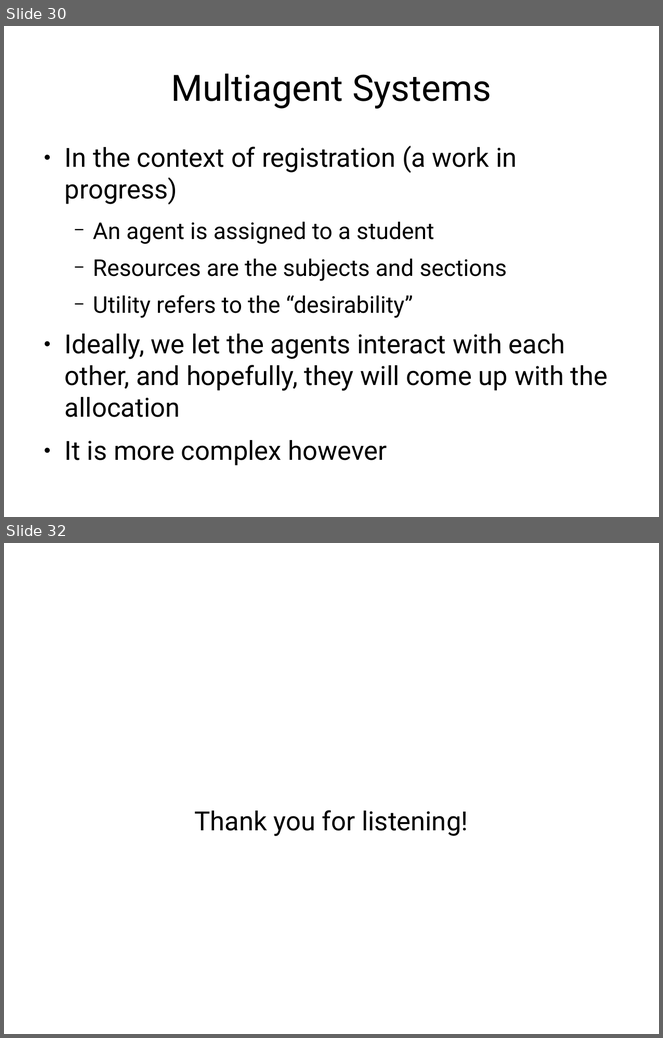
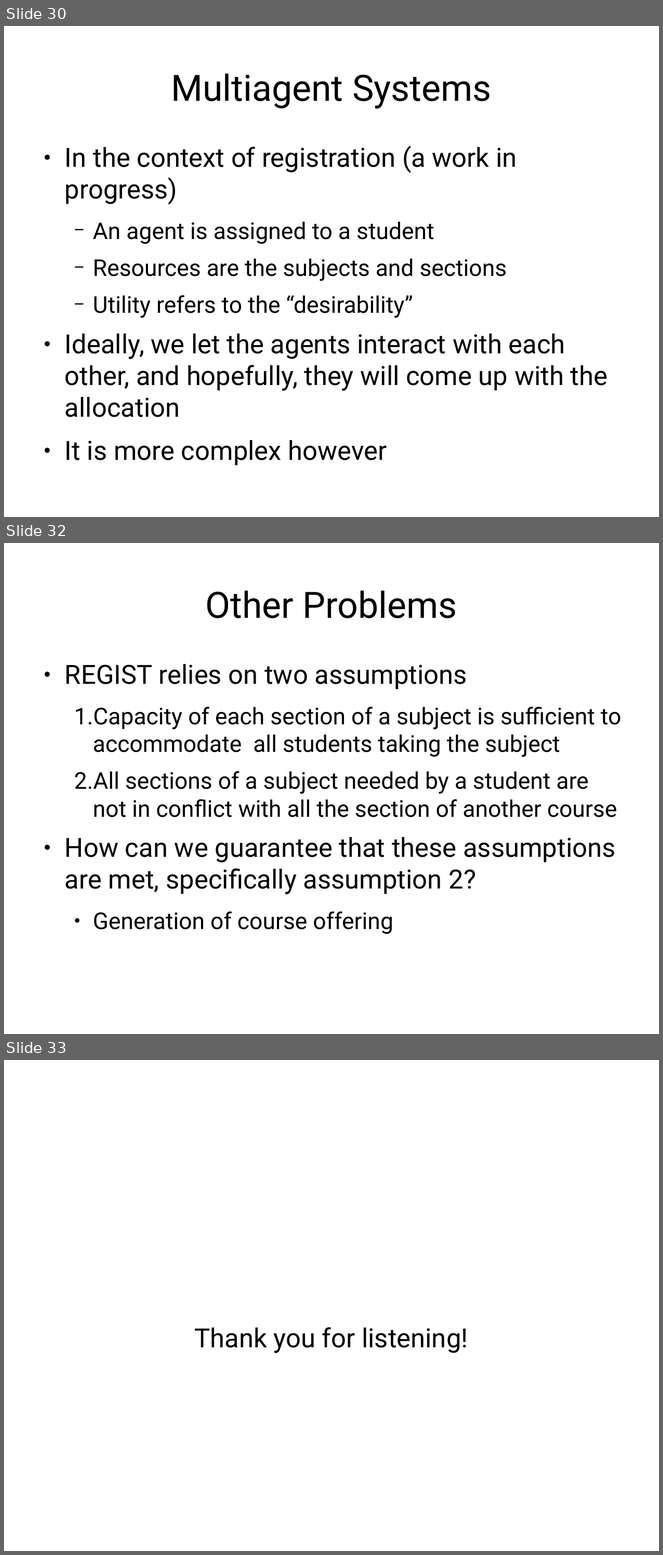
Before and after one commit to jachermocilla/jach-homepage, a slide deck: seminar-2008.odp. Shown one above the other, each under a label of ours: slides 30 and 32 before the commit, slides 30, 32 and 33 after it; the slides between them are not shown. The pictures are 663x1038 and 663x1555 pixels, drawn with LibreOffice and Linux fonts; fonts in the diff are those of the drawing. Boxes give left, top, right and bottom in pixels: in the first picture for what was removed or moved away, otherwise in the second. Text is boxed around its words. In the diff, an @@ line names an element or a change of style, - is before the commit and + after.

```diff
--- a/seminar-2008.odp
+++ b/seminar-2008.odp
@@ slide 32 added at (4, 543, 659, 1034), background #FFFFFF @@
@@ title added at (205, 590, 457, 618), 44 pt, text #000000 @@
+Other Problems
@@ text added at (65, 664, 621, 935), 28 pt, text #000000 @@
+● REGIST relies on two assumptions
+  1. Capacity of each section of a subject is sufficient to accommodate all students taking the subject
+  2. All sections of a subject needed by a student are not in conflict with all the section of another course
+● How can we guarantee that these assumptions are met, specifically assumption 2?
+  ● Generation of course offering
@@ what was slide 32 is now slide 33 @@
```
Also in this commit, not shown: 9 slides changed.
